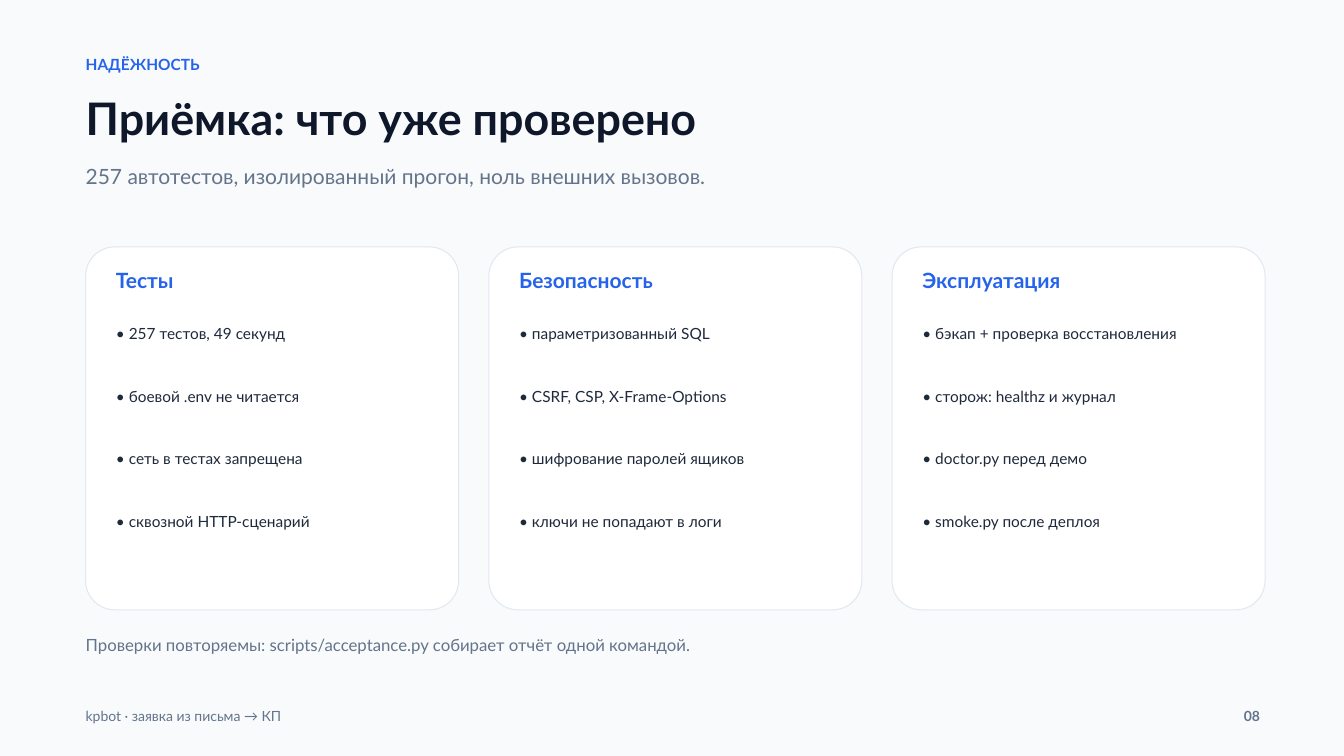
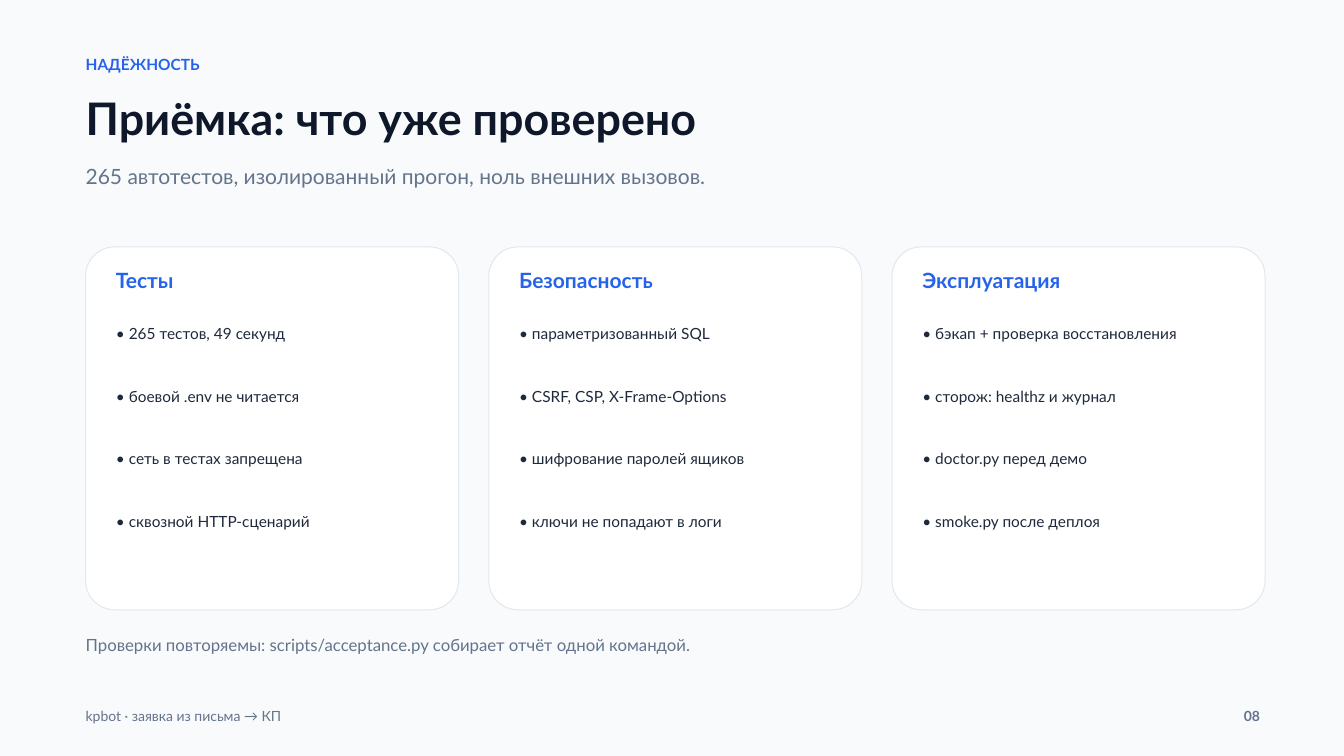
Before and after one commit to IvanBurtsev/Kpbot, a slide deck: slide 8 of presentation/kpbot-deck.pptx. Drawn at 1344x756 pixels with LibreOffice and Linux fonts; fonts in the diff are those of the drawing. Boxes give left, top, right and bottom in pixels: in the first picture for what was removed or moved away, otherwise in the second. Text is boxed around its words. In the diff, an @@ line names an element or a change of style, - is before the commit and + after.

```diff
--- a/presentation/kpbot-deck.pptx
+++ b/presentation/kpbot-deck.pptx
@@ text at (86,169,706,188): text changed @@
-257 автотестов, изолированный прогон, ноль внешних вызовов.
+265 автотестов, изолированный прогон, ноль внешних вызовов.
@@ text at (129,328,285,342): text changed @@
-• 257 тестов, 49 секунд
+• 265 тестов, 49 секунд
```
Also in this commit, not shown: 2 other slides changed, 20 other files.
